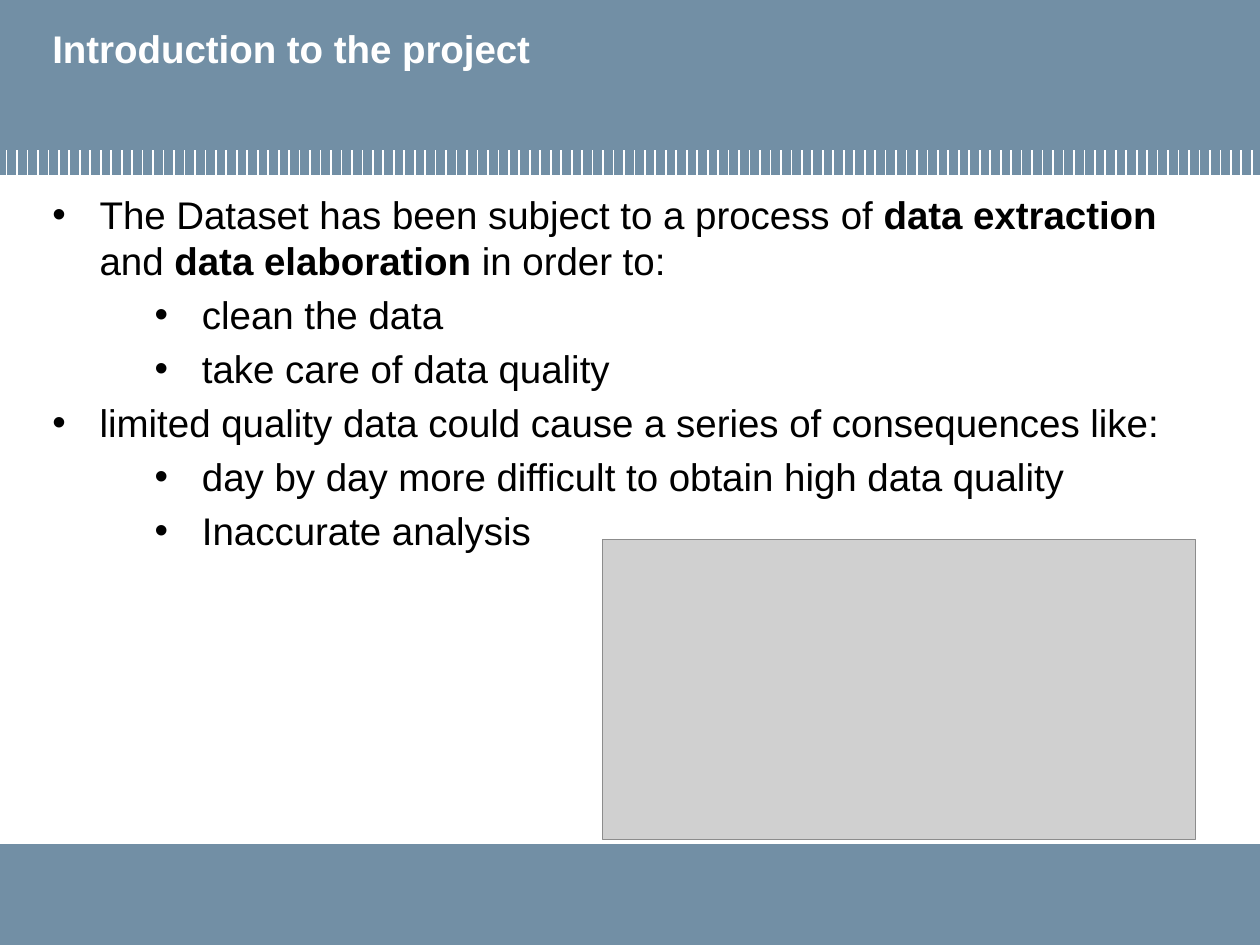
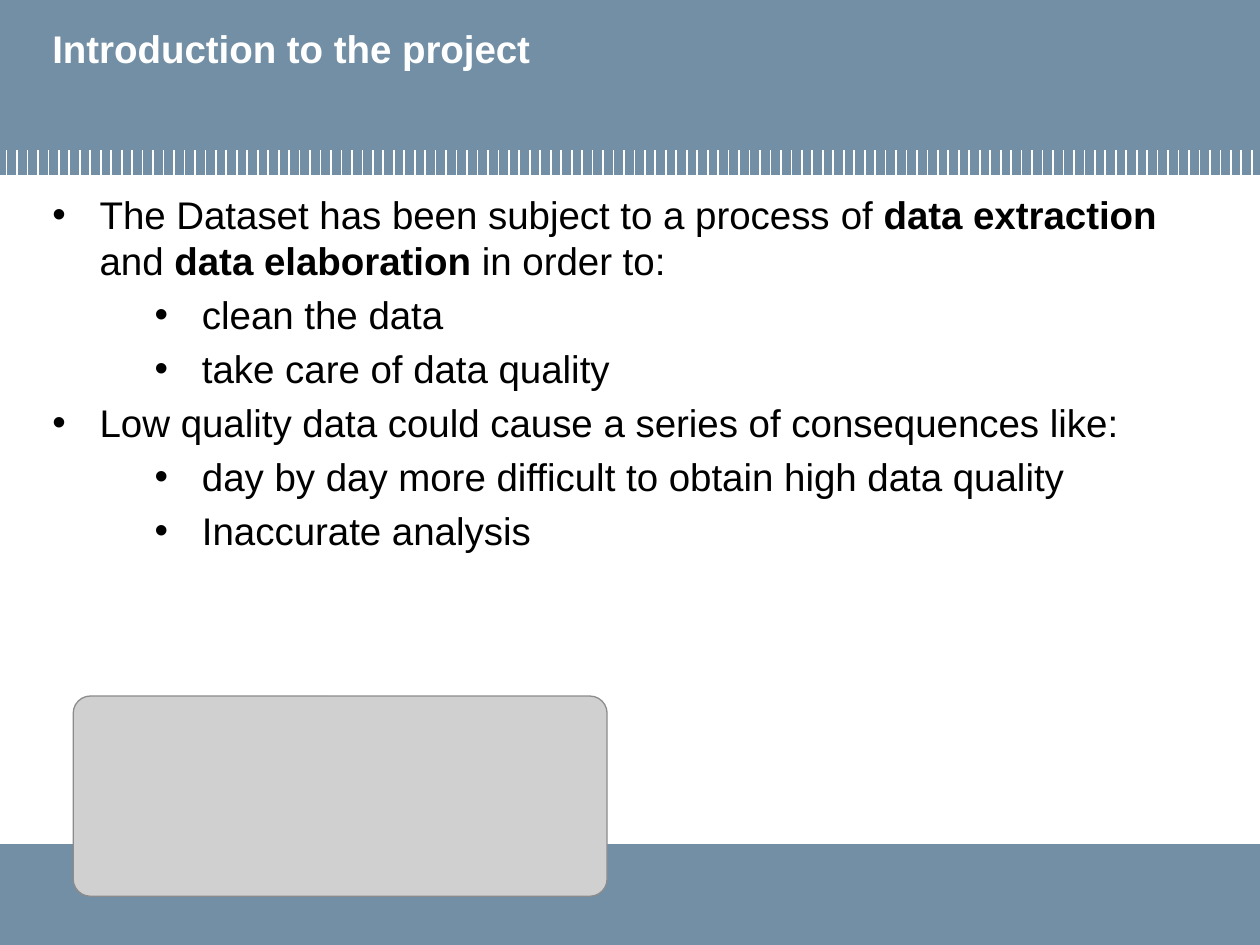
Before and after one commit to MarcoLucaPrevitera/BigData-Project, a slide deck: slide 7 of Presentation/FinalPresentation.pptx. Drawn at 1260x945 pixels with LibreOffice and Linux fonts; fonts in the diff are those of the drawing; grey boxes stand for pictures; background and template pictures are left out. Boxes give left, top, right and bottom in pixels: in the first picture for what was removed or moved away, otherwise in the second. Text is boxed around its words. In the diff, an @@ line names an element or a change of style, - is before the commit and + after.

```diff
--- a/Presentation/FinalPresentation.pptx
+++ b/Presentation/FinalPresentation.pptx
@@ text at box(100, 409, 1118, 445): text changed @@
-• limited quality data could cause a series of consequences like:
+• Low quality data could cause a series of consequences like:
@@ picture removed at box(602, 539, 1196, 839) @@
@@ picture added at box(73, 696, 607, 896) @@
```
Also in this commit, not shown: 11 other slides changed, 2 slides added, 1 other file.
